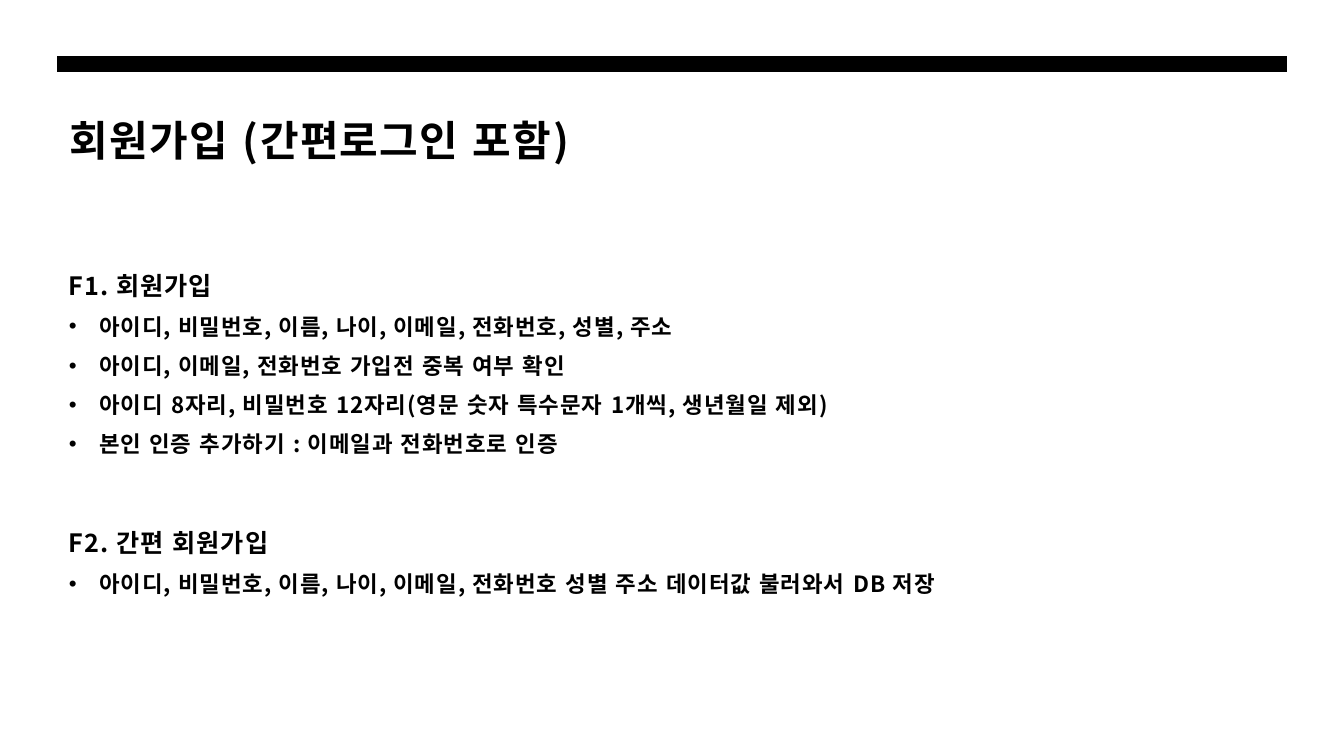
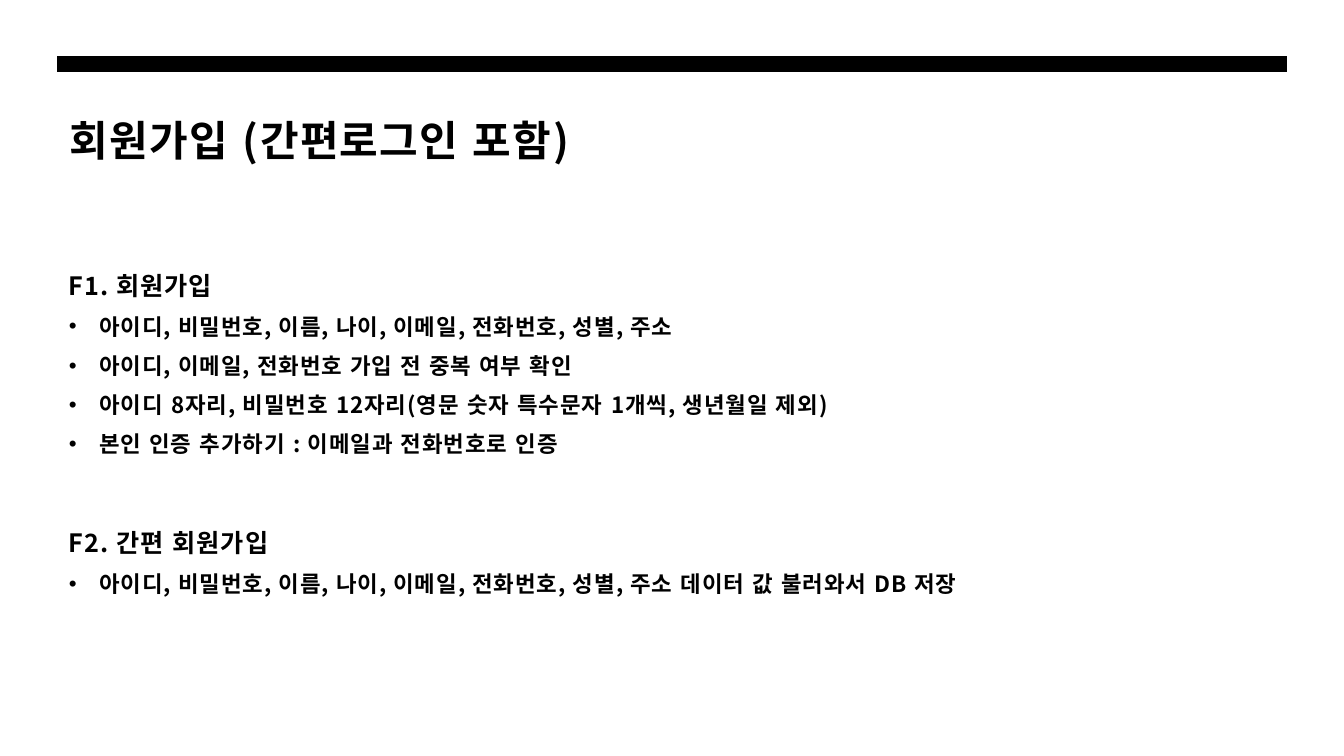
Before and after one commit to KIMSMING/AICO, a slide deck: slide 3 of 설계서/에코 기능 설계서.pptx. Drawn at 1344x756 pixels with LibreOffice and Linux fonts; fonts in the diff are those of the drawing. Boxes give left, top, right and bottom in pixels: in the first picture for what was removed or moved away, otherwise in the second. Text is boxed around its words. In the diff, an @@ line names an element or a change of style, - is before the commit and + after.

Commit message:
설계서 업데이트

```diff
--- a/설계서/에코 기능 설계서.pptx
+++ b/설계서/에코 기능 설계서.pptx
@@ text at (99,355,572,379): spaces changed @@
-  • 아이디, 이메일, 전화번호 가입전 중복 여부 확인
+  • 아이디, 이메일, 전화번호 가입 전 중복 여부 확인
@@ text at (99,573,956,597): text changed @@
-  • 아이디, 비밀번호, 이름, 나이, 이메일, 전화번호 성별 주소 데이터값 불러와서 DB 저장
+  • 아이디, 비밀번호, 이름, 나이, 이메일, 전화번호, 성별, 주소 데이터 값 불러와서 DB 저장
```
Also in this commit, not shown: 12 other slides changed, 4 other files.
